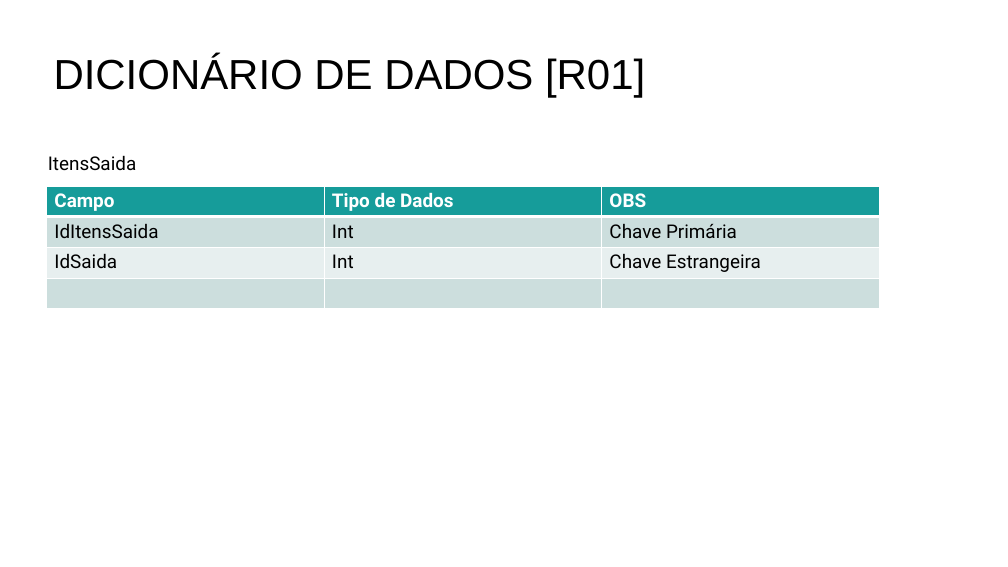
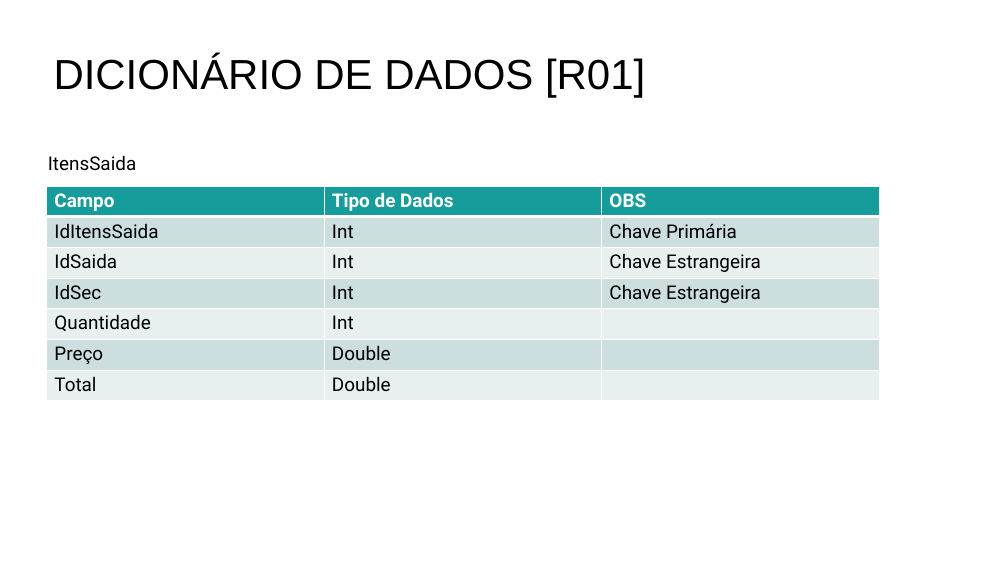
Before and after one commit to JuhBeca/almoxarifadoJuh, a slide deck: slide 21 of Documentacao/ModelagemSistema_TemplateInicial.pptx. Drawn at 1008x567 pixels with LibreOffice and Linux fonts; fonts in the diff are those of the drawing. Boxes give left, top, right and bottom in pixels: in the first picture for what was removed or moved away, otherwise in the second. Text is boxed around its words. In the diff, an @@ line names an element or a change of style, - is before the commit and + after.

```diff
--- a/Documentacao/ModelagemSistema_TemplateInicial.pptx
+++ b/Documentacao/ModelagemSistema_TemplateInicial.pptx
@@ table at [47,186,879,401] @@
-row 4:  |  | 
+row 4: IdSec | Int | Chave Estrangeira
+row 5: Quantidade | Int | 
+row 6: Preço | Double | 
+row 7: Total | Double | 
```
Also in this commit, not shown: 12 other files.
